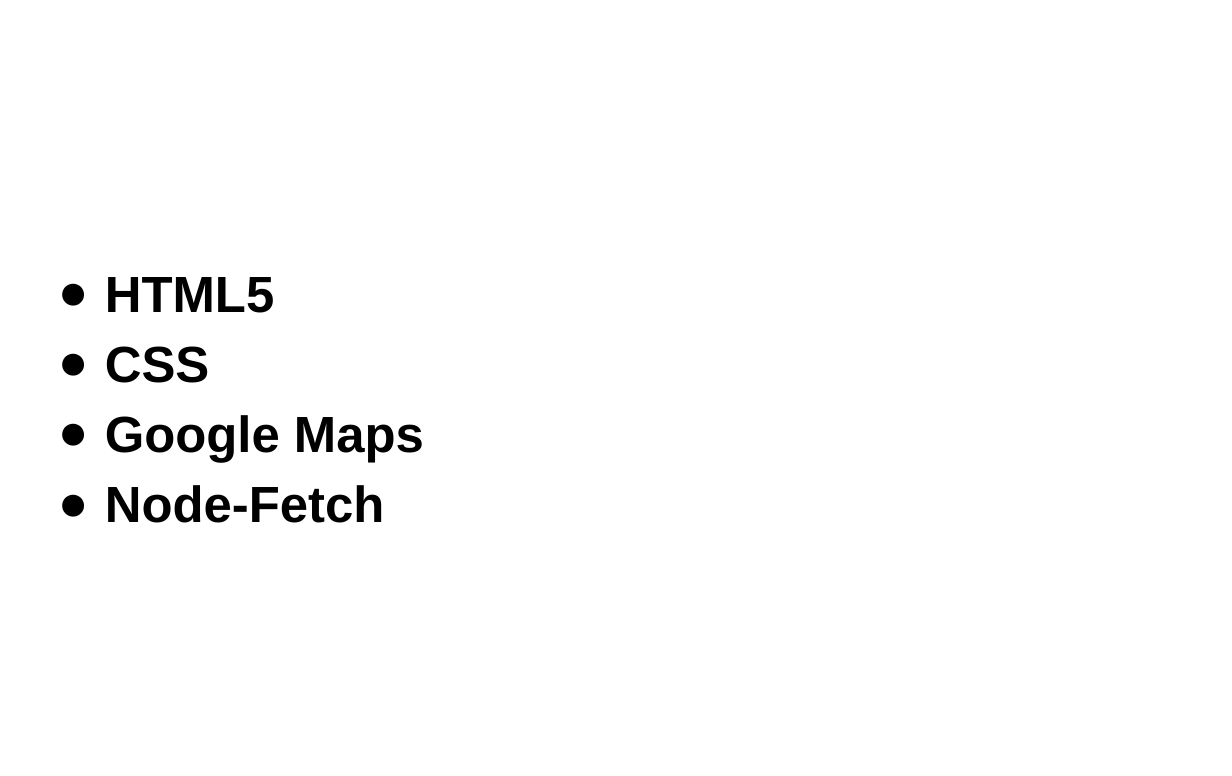
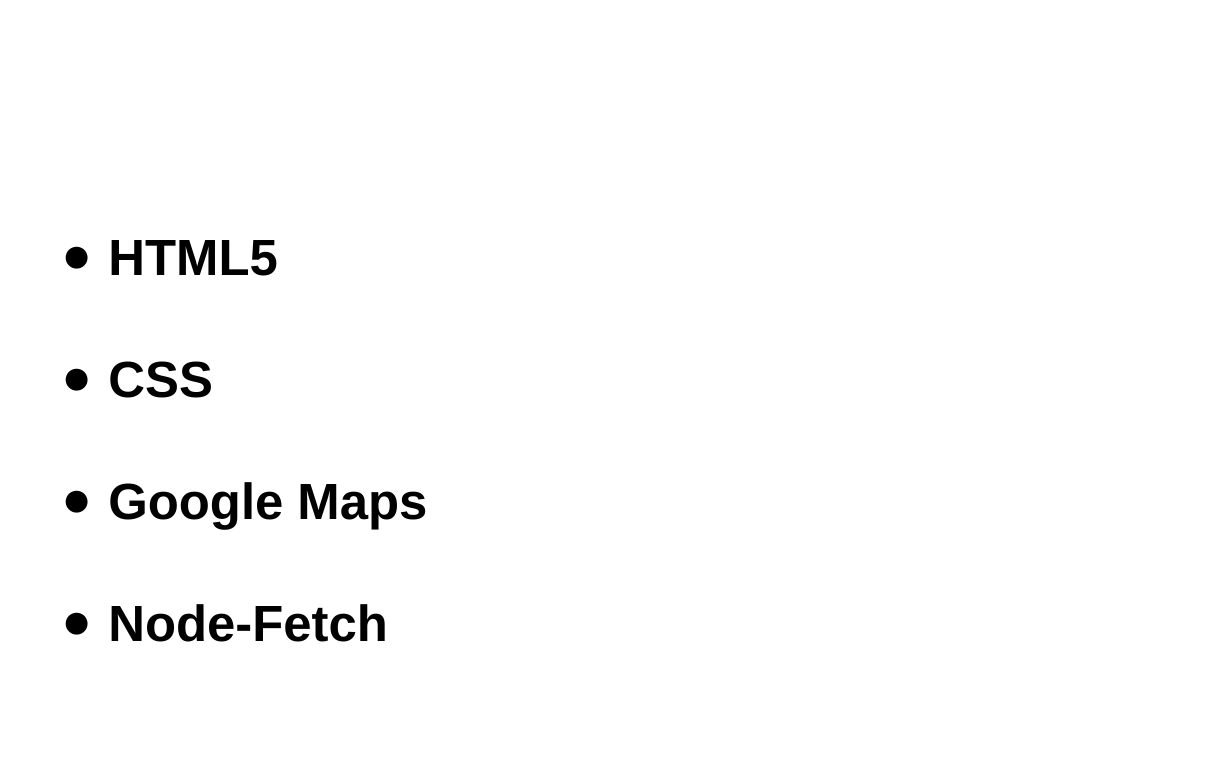
Before and after one commit to anibs2171/sage-cuisine, a slide deck: slide 5 of WTppt.pptx. Drawn at 1232x776 pixels with LibreOffice and Linux fonts; fonts in the diff are those of the drawing; background and template pictures are left out. Boxes give left, top, right and bottom in pixels: in the first picture for what was removed or moved away, otherwise in the second. Text is boxed around its words. In the diff, an @@ line names an element or a change of style, - is before the commit and + after.

```diff
--- a/WTppt.pptx
+++ b/WTppt.pptx
@@ text "HTML5": place and size @@
-text "HTML5" at box(105, 277, 424, 523)
+text "HTML5" at box(108, 240, 427, 642)
@@ text "HTML5" at box(108, 240, 427, 642): line spacing 1.15 to 2 @@
```
Also in this commit, not shown: 5 other slides changed, 1 slide added.
